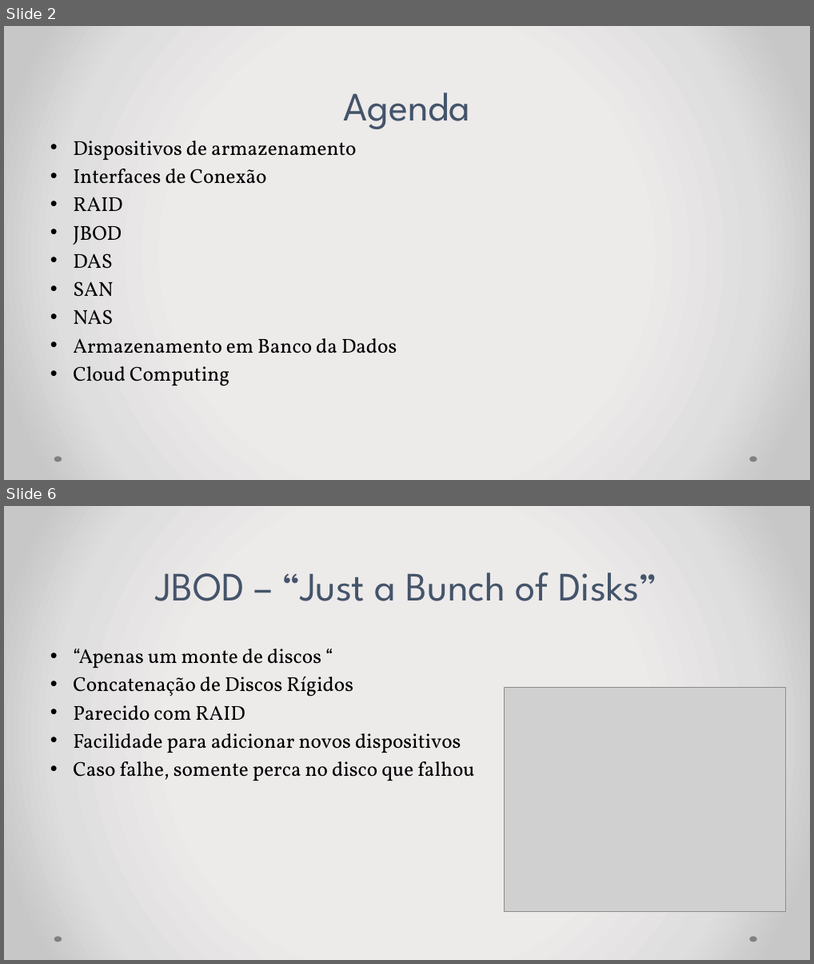
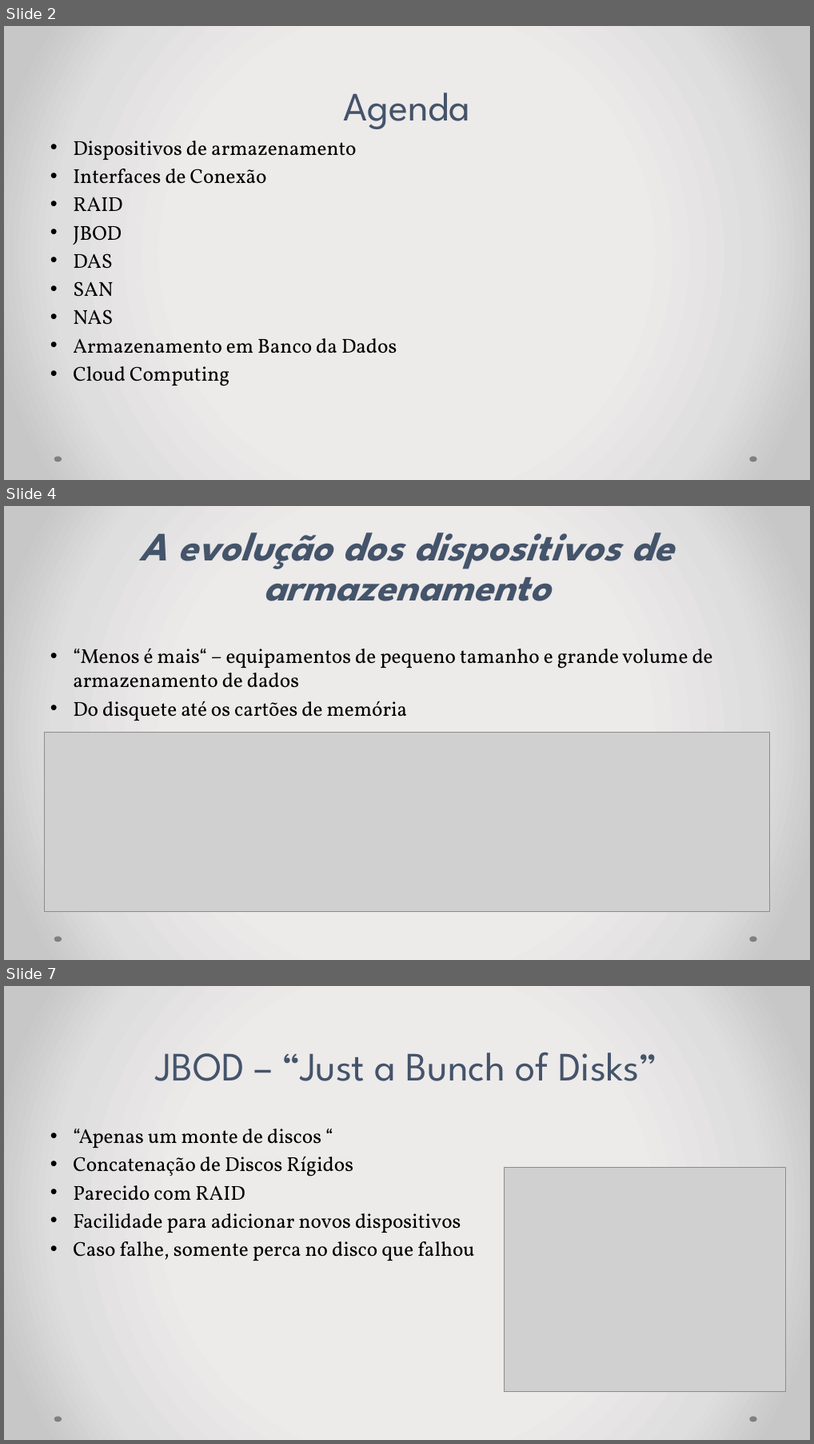
Before and after one commit to IHMHR/Arquitetura-de-Computadores, a slide deck: ApresentacaoArmazenamento.pptx. Shown one above the other, each under a label of ours: slides 2 and 6 before the commit, slides 2, 4 and 7 after it; the slides between them are not shown. The pictures are 814x964 and 814x1444 pixels, drawn with LibreOffice and Linux fonts; fonts in the diff are those of the drawing; grey boxes stand for pictures. Boxes give left, top, right and bottom in pixels: in the first picture for what was removed or moved away, otherwise in the second. Text is boxed around its words. In the diff, an @@ line names an element or a change of style, - is before the commit and + after.

```diff
--- a/ApresentacaoArmazenamento.pptx
+++ b/ApresentacaoArmazenamento.pptx
@@ slide 4 added at box(4, 506, 810, 960), background gradient #EDEBEB to #E0DEDE to #C9C7C7; not listed: 2 template elements that a slide beside it also shows @@
@@ title added at box(140, 532, 674, 601), 48 pt, text #44546A, bold, italic @@
+A evolução dos dispositivos de armazenamento
@@ text added at box(73, 648, 714, 720), 24 pt, text #000000 @@
+• “Menos é mais“ – equipamentos de pequeno tamanho e grande volume de armazenamento de dados
+• Do disquete até os cartões de memória
@@ picture added at box(45, 732, 770, 912) @@
@@ what was slide 6 is now slide 7 @@
```
Also in this commit, not shown: 4 other slides added, 6 slides removed, 6 other files.
